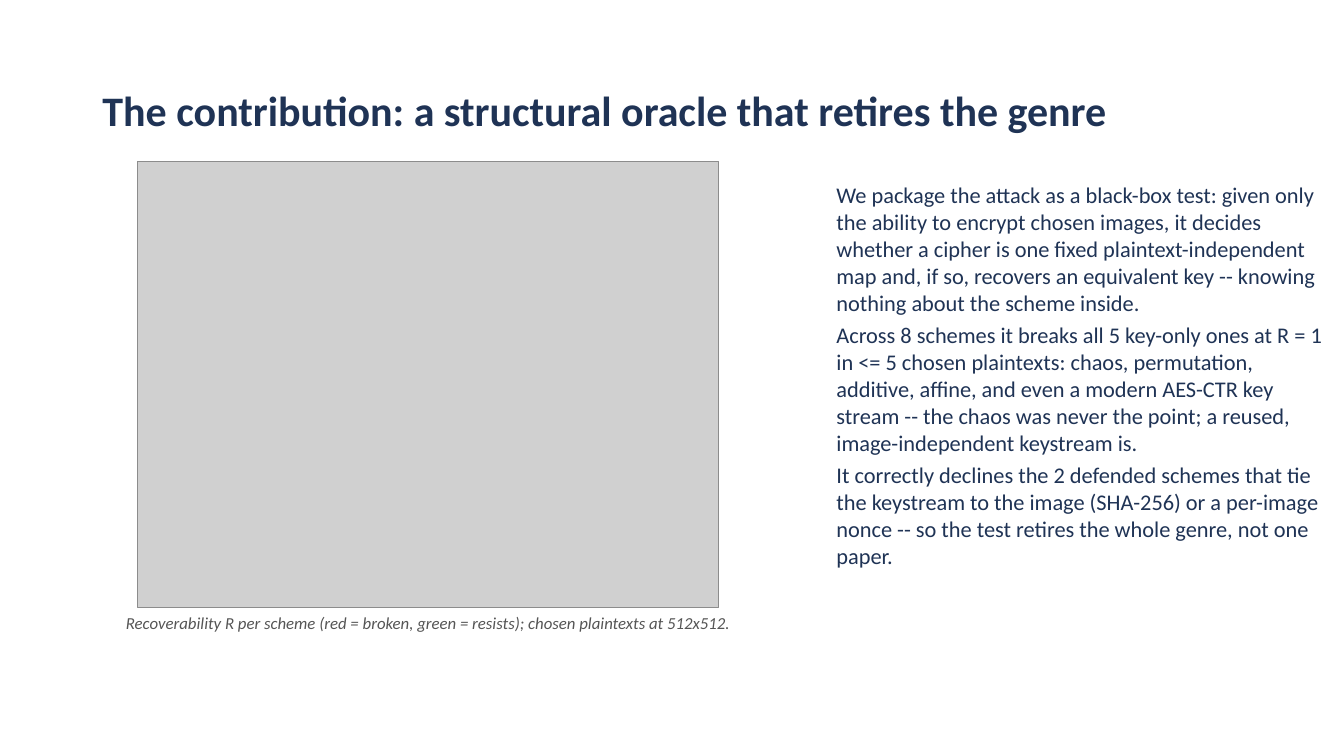
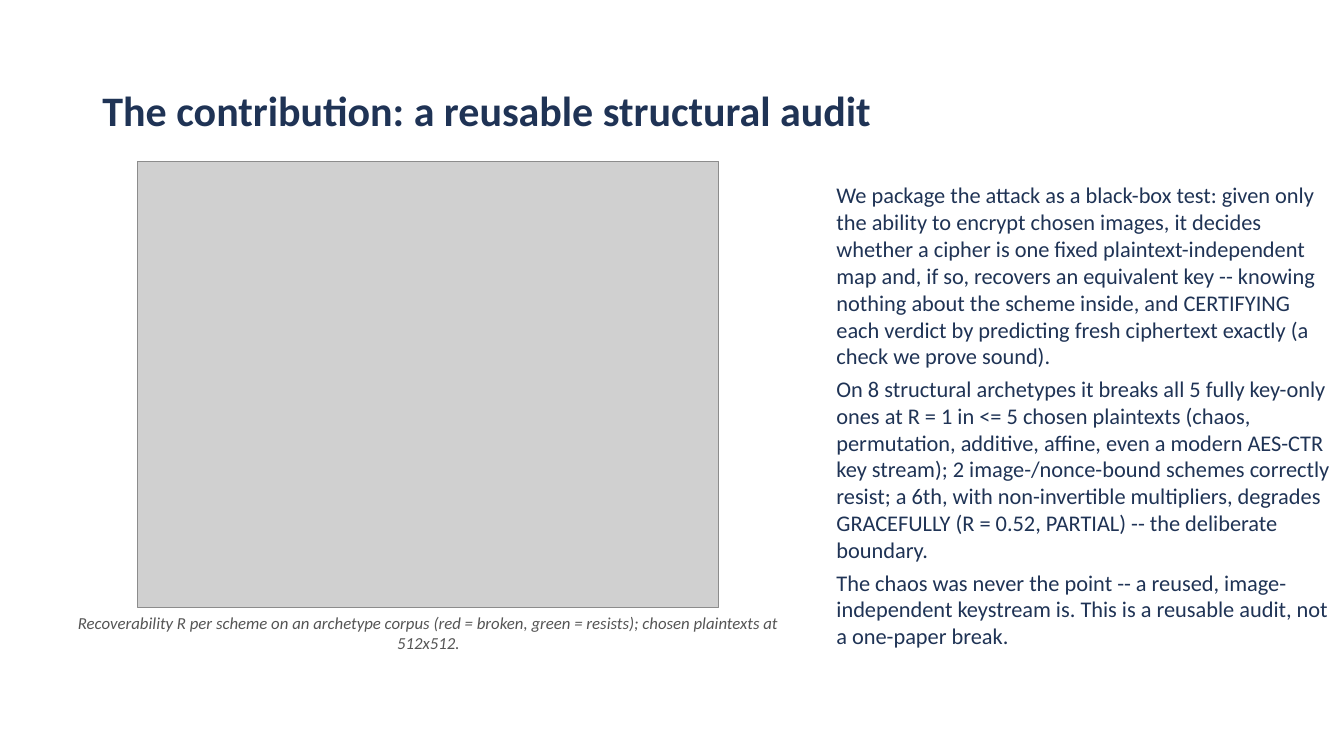
Before and after one commit to aiparallel0/chaoscrypt, a slide deck: slide 11 of papers/paper1-chaos-cpa/presentation.pptx. Drawn at 1344x756 pixels with LibreOffice and Linux fonts; fonts in the diff are those of the drawing; grey boxes stand for pictures; background and template pictures are left out. Boxes give left, top, right and bottom in pixels: in the first picture for what was removed or moved away, otherwise in the second. Text is boxed around its words. In the diff, an @@ line names an element or a change of style, - is before the commit and + after.

```diff
--- a/papers/paper1-chaos-cpa/presentation.pptx
+++ b/papers/paper1-chaos-cpa/presentation.pptx
@@ title at (102, 96, 871, 127): text changed @@
-The contribution: a structural oracle that retires the genre
+The contribution: a reusable structural audit
@@ text at (836, 187, 1330, 648): text changed @@
-We package the attack as a black-box test: given only the ability to encrypt chosen images, it decides whether a cipher is one fixed plaintext-independent map and, if so, recovers an equivalent key -- knowing nothing about the scheme inside.
-Across 8 schemes it breaks all 5 key-only ones at R = 1 in <= 5 chosen plaintexts: chaos, permutation, additive, affine, and even a modern AES-CTR key stream -- the chaos was never the point; a reused, image-independent keystream is.
-It correctly declines the 2 defended schemes that tie the keystream to the image (SHA-256) or a per-image nonce -- so the test retires the whole genre, not one paper.
+We package the attack as a black-box test: given only the ability to encrypt chosen images, it decides whether a cipher is one fixed plaintext-independent map and, if so, recovers an equivalent key -- knowing nothing about the scheme inside, and CERTIFYING each verdict by predicting fresh ciphertext exactly (a check we prove sound).
+On 8 structural archetypes it breaks all 5 fully key-only ones at R = 1 in <= 5 chosen plaintexts (chaos, permutation, additive, affine, even a modern AES-CTR key stream); 2 image-/nonce-bound schemes correctly resist; a 6th, with non-invertible multipliers, degrades GRACEFULLY (R = 0.52, PARTIAL) -- the deliberate boundary.
+The chaos was never the point -- a reused, image-independent keystream is. This is a reusable audit, not a one-paper break.
@@ text at (78, 617, 777, 649): text changed @@
-Recoverability R per scheme (red = broken, green = resists); chosen plaintexts at 512x512.
+Recoverability R per scheme on an archetype corpus (red = broken, green = resists); chosen plaintexts at 512x512.
```
Also in this commit, not shown: 1 other slide changed, 1 slide added, 2 other files.
